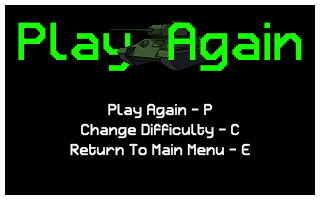
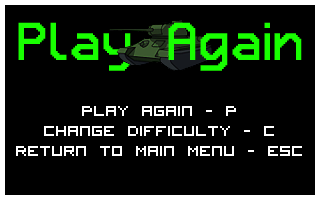
Before/after of a w=320, h=200 layered artwork. What changed in the layer stack:
renamed "Return To Main Menu - E" to "Return To Main Menu - ESC", painted on it over [16, 143, 302, 156]
painted on "Change Difficulty - C" over [44, 123, 274, 139]
painted on "Play Again - P" over [82, 103, 236, 119]
